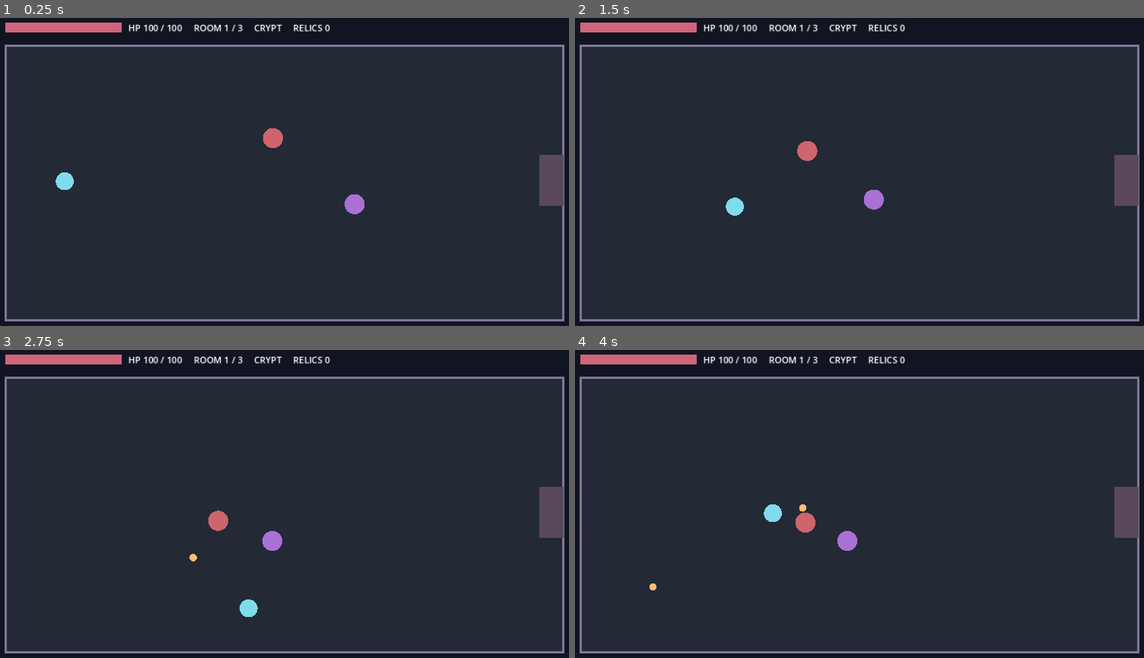
Above: before the commit, frames 1-4 (two rows, left to right).
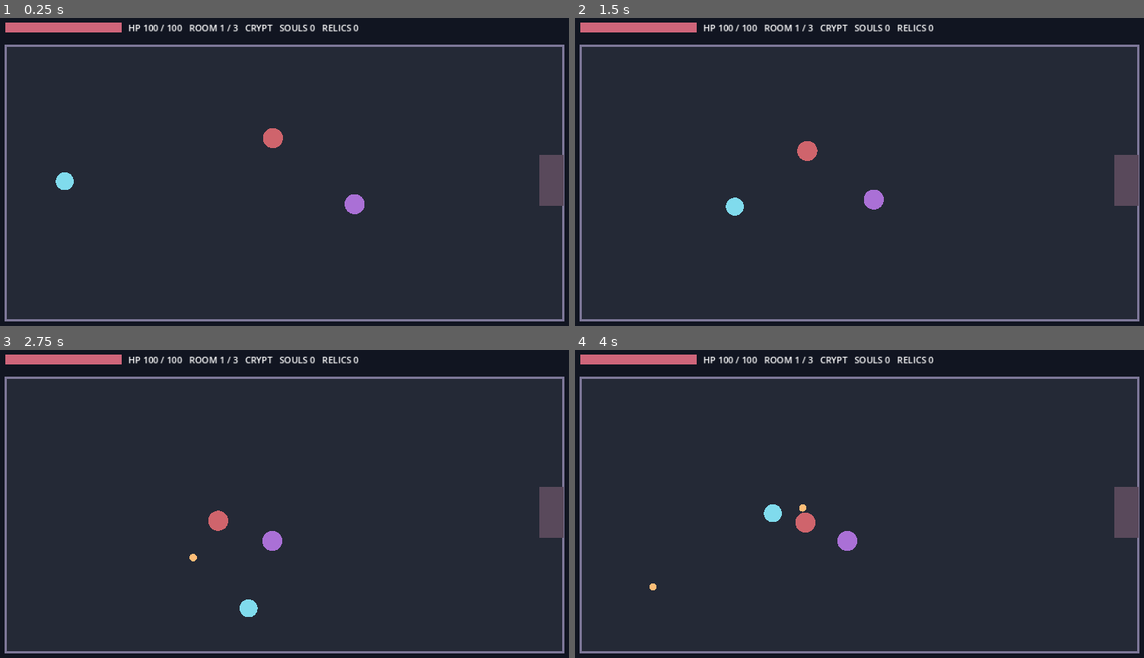
Above: after the commit, the same moments.

Repository: DoctorStrangeSH/Last-Ritual
Game: Godot game, scene res://scenes/topdown_night_prototype.tscn
Two runs of this game, one before a commit and one after it. Both use one fixed random seed, a clock stepped at 60 frames per second and the inputs below. This scene is started directly instead of the project's main scene.
Inputs (mouse positions are in pixels of both pictures, inside the frame that each line leads up to):
- Up to frame 1 (0.25 s): no input
- Up to frame 2 (1.5 s): tap Enter at 0.5 s; move the mouse to (996, 162) at 0.52 s; hold Right (ui_right) 0.53-1.28 s; tap R at 0.6, 1.35 s; click (996, 162) at 0.67 s; move the mouse to (740, 196) at 1.27 s; hold Down (ui_down) from 1.28 s (still down); click (740, 196) at 1.42 s
- Up to frame 3 (2.75 s): move the mouse to (347, 436) at 2.02 s; release Down (ui_down) at 2.03 s; hold Right (ui_right) from 2.03 s (still down); tap R at 2.1 s; click (347, 436) at 2.17 s
- Up to frame 4 (4 s): move the mouse to (831, 581) at 2.77 s; release Right (ui_right) at 2.78 s; hold Up (ui_up) 2.78-3.53 s; tap R at 2.85, 3.6 s; click (831, 581) at 2.92 s; move the mouse to (1041, 565) at 3.52 s; hold Left (ui_left) from 3.53 s (still down); click (1041, 565) at 3.67 s

The runs differ from the first frame. In frame 1, 0.5% of the frame differs, in the area x 33-63%, y 1-5%; in frame 2, 0.5%; in frame 3, 0.5%; in frame 4, 0.5%.

Commit message:
feat(v4): soul currency and mouse-operated wandering merchant

Diff:
--- a/scripts/topdown_night_prototype.gd
+++ b/scripts/topdown_night_prototype.gd
@@ -7,8 +7,11 @@
 var dungeon_seed := 0
 var room_variant := 0
 var route_boon := ""
+var night_souls := 0
+var shop_open := false
 const ROOM_KINDS := ["CRYPT", "AMBUSH", "ELITE"]
-const ROUTE_RECTS := [Rect2(180.0, 490.0, 245.0, 65.0), Rect2(455.0, 490.0, 245.0, 65.0), Rect2(730.0, 490.0, 245.0, 65.0)]
+const ROUTE_RECTS := [Rect2(66.0, 490.0, 245.0, 65.0), Rect2(327.0, 490.0, 245.0, 65.0), Rect2(588.0, 490.0, 245.0, 65.0), Rect2(849.0, 490.0, 245.0, 65.0)]
+const SHOP_RECTS := [Rect2(340.0, 320.0, 155.0, 60.0), Rect2(500.0, 320.0, 155.0, 60.0), Rect2(660.0, 320.0, 155.0, 60.0)]
 var player_pos := Vector2(160.0, 325.0)
 var player_hp := 100
 var enemies: Array[Dictionary] = []
@@ -30,6 +33,7 @@
     room_index = clampi(index, 0, 2)
     player_pos = Vector2(160.0, 325.0)
     reward_available = false
+    shop_open = false
     enemies.clear()
     hostile_shots.clear()
     ranged_fire_clock = 0.0
@@ -72,6 +76,7 @@
     enemies[hit]["hp"] -= attack_damage
     if enemies[hit]["hp"] <= 0:
         enemies.remove_at(hit)
+        night_souls += 1
     if enemies.is_empty():
         reward_available = true
     attack_cooldown = 0.20 / attack_speed_multiplier
@@ -101,7 +106,7 @@
     return true
 
 func door_available() -> bool:
-    return run_state == "playing" and enemies.is_empty() and not reward_available and room_index < 2
+    return run_state == "playing" and not shop_open and enemies.is_empty() and not reward_available and room_index < 2
 
 func next_room() -> bool:
     return choose_route(0)
@@ -122,7 +127,7 @@
         attack_damage += 1
         variant = 2
         route_boon = "RISK: -12 HP / +1 DAMAGE"
-    else:
+    elif choice == 2:
         # Cursed altar event: a larger sacrifice buys permanent speed this night.
         if player_hp <= 20:
             return false
@@ -130,11 +135,41 @@
         attack_speed_multiplier += 0.35
         variant = 1
         route_boon = "CURSED ALTAR: -20 HP / +35% SPEED"
+    else:
+        shop_open = true
+        route_boon = "MERCHANT: SPEND SOULS OR LEAVE"
+        queue_redraw()
+        return true
     open_room(room_index + 1, variant)
+    return true
+
+func buy_shop_offer(choice: int) -> bool:
+    if not shop_open or run_state != "playing" or choice < 0 or choice > 1:
+        return false
+    var price := 2 if choice == 0 else 1
+    if night_souls < price:
+        return false
+    night_souls -= price
+    if choice == 0:
+        attack_damage += 1
+        route_boon = "MERCHANT: +1 DAMAGE"
+    else:
+        player_hp = mini(100, player_hp + 20)
+        route_boon = "MERCHANT: +20 HP"
+    queue_redraw()
+    return true
+
+func leave_shop() -> bool:
+    if not shop_open or run_state != "playing":
+        return false
+    shop_open = false
+    open_room(room_index + 1)
     return true
 
 func restart_run() -> void:
     player_hp = 100
+    night_souls = 0
+    shop_open = false
     route_boon = ""
     rewards_taken = 0
     relics.clear()
@@ -213,6 +248,11 @@
             restart_run()
             return true
         return false
+    if shop_open:
+        for i in range(SHOP_RECTS.size()):
+            if SHOP_RECTS[i].has_point(point):
+                return leave_shop() if i == 2 else buy_shop_offer(i)
+        return false
     if not reward_available:
         if door_available():
             for i in range(ROUTE_RECTS.size()):
@@ -238,7 +278,7 @@
         return
     if event is InputEventMouseButton and event.pressed:
         if event.button_index == MOUSE_BUTTON_LEFT:
-            if not reward_available:
+            if not reward_available and not shop_open:
                 attack(get_global_mouse_position())
         elif event.button_index == MOUSE_BUTTON_RIGHT:
             if player_pos.distance_to(Vector2(1080.0, 325.0)) < 85.0:
@@ -251,7 +291,7 @@
     draw_circle(player_pos, 17.0, Color("#80dbed"))
     draw_rect(Rect2(48.0, 25.0, 220.0, 18.0), Color("#442c37"))
     draw_rect(Rect2(48.0, 25.0, 220.0 * float(player_hp) / 100.0, 18.0), Color("#cf657a"))
-    draw_label("HP %d / 100     ROOM %d / 3     %s     RELICS %d" % [player_hp, room_index + 1, ROOM_KINDS[room_variant], relics.size()], Vector2(280, 41), 17)
+    draw_label("HP %d / 100   ROOM %d / 3   %s   SOULS %d   RELICS %d" % [player_hp, room_index + 1, ROOM_KINDS[room_variant], night_souls, relics.size()], Vector2(280, 41), 17)
     if route_boon != "":
         draw_label(route_boon, Vector2(300, 65), 14, Color("#d5c592"))
     if run_state == "won":
@@ -277,12 +317,18 @@
                 draw_rect(RELIC_RECTS[i], Color("#fff2c5"), false, 3.0)
             draw_label(RELIC_TITLES[i], RELIC_RECTS[i].position + Vector2(10, 26), 15)
             draw_label(RELIC_EFFECTS[i], RELIC_RECTS[i].position + Vector2(10, 50), 12)
+    if shop_open:
+        draw_rect(Rect2(285.0, 205.0, 570.0, 220.0), Color("#263b45"))
+        draw_label("WANDERING MERCHANT - SOULS %d" % night_souls, Vector2(359, 255), 23)
+        for i in range(SHOP_RECTS.size()):
+            draw_rect(SHOP_RECTS[i], Color("#4e8373") if i < 2 else Color("#775e6d"))
+            draw_label("+1 DMG / 2" if i == 0 else "+20 HP / 1" if i == 1 else "LEAVE", SHOP_RECTS[i].position + Vector2(10, 37), 17)
     if door_available():
         draw_label("CHOOSE YOUR NEXT ROUTE", Vector2(450, 473), 22)
         for i in range(ROUTE_RECTS.size()):
             var variant := posmod(dungeon_seed + room_index + 1 + i, ROOM_KINDS.size())
-            draw_rect(ROUTE_RECTS[i], Color("#496c74") if i == 0 else Color("#81556e") if i == 1 else Color("#7a568b"))
-            var offer := "TREASURE +18 HP" if i == 0 else "RISK -12 HP / +1 ATK" if i == 1 else "CURSE -20 HP / +35% SPD"
+            draw_rect(ROUTE_RECTS[i], Color("#496c74") if i == 0 else Color("#81556e") if i == 1 else Color("#7a568b") if i == 2 else Color("#6c8061"))
+            var offer := "TREASURE +18 HP" if i == 0 else "RISK -12 HP / +1 ATK" if i == 1 else "CURSE -20 HP / +35% SPD" if i == 2 else "MERCHANT / SOULS"
             draw_label(offer, ROUTE_RECTS[i].position + Vector2(10, 39), 16)
         draw_rect(Rect2(1058.0, 275.0, 46.0, 96.0), Color("#72b59b"))
     else:
